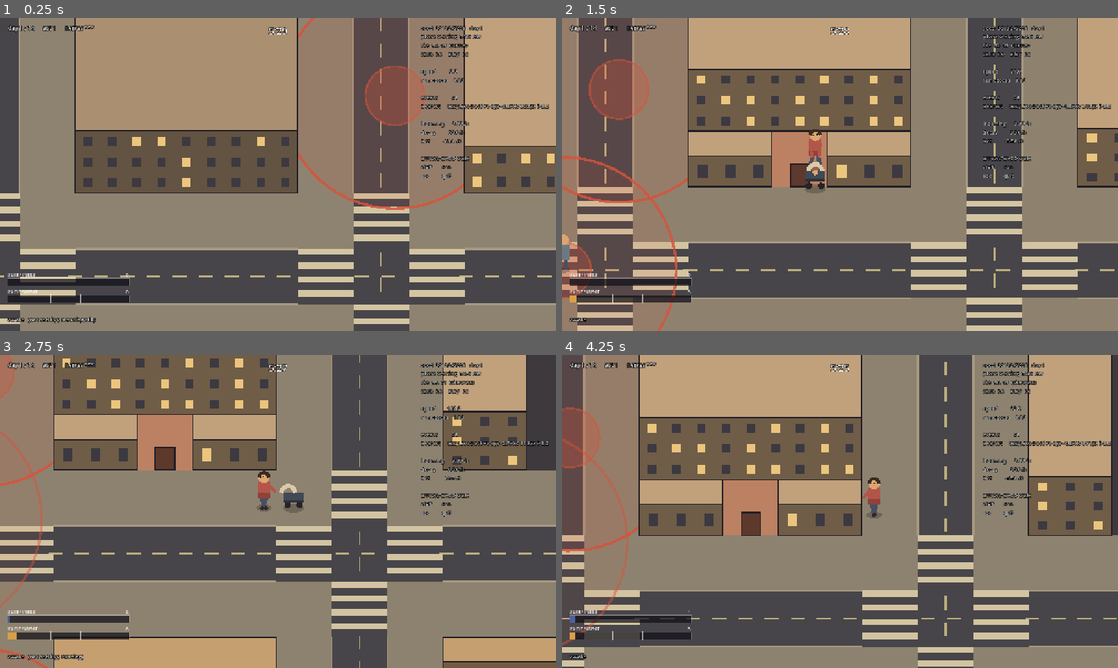
Above: before the commit, frames 1-4 (two rows, left to right).
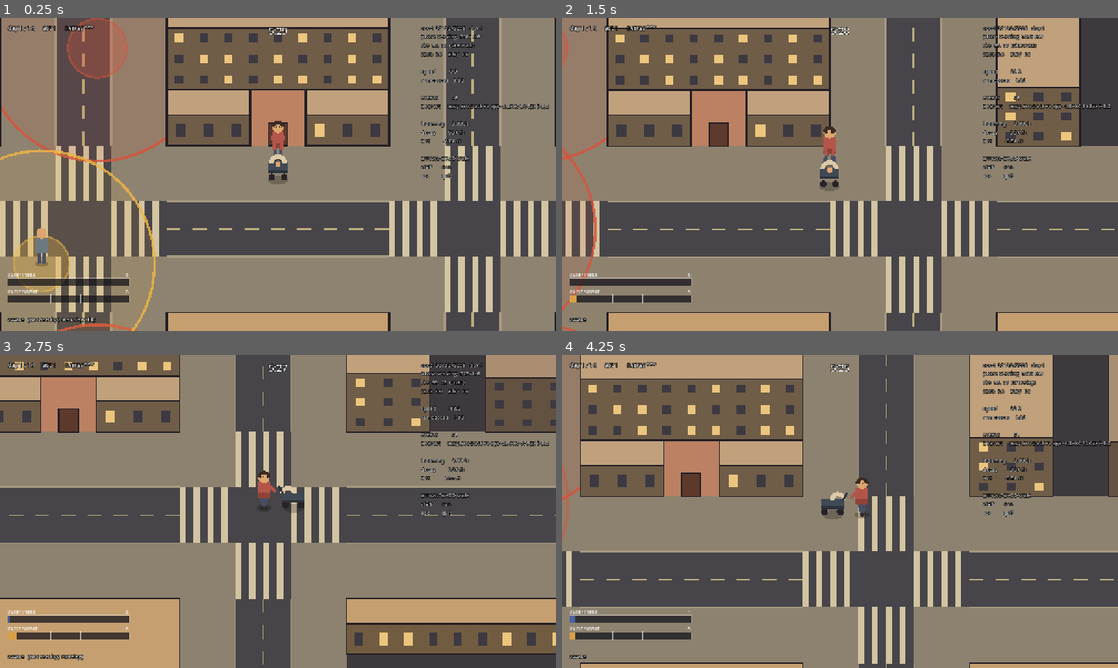
Above: after the commit, the same moments.

Repository: JosuaKrause/nappy
Game: Godot game, scene res://scenes/main.tscn
The game is run twice, just before and just after one commit, with the same random seed, the same clock (stepped at 60 frames per second) and the same inputs.
Inputs:
- Up to frame 1 (0.25 s): no input
- Up to frame 2 (1.5 s): tap Enter (ui_accept) at 0.5, 0.77 s; hold Right (move_right) 0.53-1.28 s; hold Shift (run) 0.53-1.28 s; hold Down (move_down) from 1.28 s (still down); tap E (interact) at 1.35 s
- Up to frame 3 (2.75 s): tap Enter (ui_accept) at 1.52 s; tap Shift (run) at 1.55 s; release Down (move_down) at 2.03 s; hold Right (move_right) from 2.03 s (still down); hold Shift (run) from 2.03 s (still down)
- Up to frame 4 (4.25 s): release Right (move_right) at 2.78 s; release Shift (run) at 2.78 s; hold Up (move_up) 2.78-3.53 s; tap Shift (run) at 2.85, 3.8 s; tap Enter (ui_accept) at 3.02, 3.77 s; hold Left (move_left) from 3.53 s (still down); hold E (interact) from 3.53 s (still down)

The runs differ from the first frame. In frame 1, 75% of the frame differs, in the area x 0-100%, y 0-100%; in frame 2, 77%; in frame 3, 71%; in frame 4, 77%.

Commit message:
Playtest fixes: graphics glitches, day-start position, way home
From the first playtest. Items 1, 5, 6 and 10 of the feedback list; the rest
is planned separately.

- Zebra crossings ran perpendicular to the traffic. Real stripes run PARALLEL
  to the road and repeat across its width — that is what an approaching
  driver sees. The old version read as a ladder laid across the street.
- Lane markers were drawn through intersections. Testing the tile type could
  never have stopped it, since an intersection tile is ROAD too; they are now
  drawn only alongside blocks, the same way the kerbs already were.
- The pram canopy detached when she turned sideways. The hood slid along a
  basket that never changed shape, so past about 45 degrees the two stopped
  agreeing. There are two profiles now — a long side view with wheels fore and
  aft and the hood over the head end, and a shorter end-on view — and the hood
  geometry is sized to stay inside the basket in both.
- A day started with her standing in the doorway, on top of the door. Days now
  start on the doorstep, the pavement outside, facing the street. Which also
  makes the win condition read properly: you leave the house and you come back
  into it.
- The way home. While the baby is asleep an arrow points home, pinned to the
  screen edge with the distance when home is off-screen. Losing a won day to a
  wrong turn while carrying a sleeping baby is a failure of a much less
  interesting kind than the ones this game is about.
- README no longer gives away where the game goes. docs/ still holds
  everything and now says so.

Found while verifying the arrow: the dev meter override ran before
_day.start(), so forcing the baby asleep set a phase that start() immediately
reset. The override now applies once the day is running.

Co-Authored-By: Claude Opus 5 <noreply@anthropic.com>
Claude-Session: https://claude.ai/code/session_019UGizjHJZenDseJeEiANZV

Diff:
--- a/scenes/ui/hud.tscn
+++ b/scenes/ui/hud.tscn
@@ -2,9 +2,16 @@
 
 [ext_resource type="Script" path="res://src/ui/hud.gd" id="1_hud"]
 [ext_resource type="Script" path="res://src/ui/meter_bar.gd" id="2_meter"]
+[ext_resource type="Script" path="res://src/ui/home_arrow.gd" id="3_arrow"]
 
 [node name="Hud" type="CanvasLayer"]
 script = ExtResource("1_hud")
+
+[node name="HomeArrow" type="Control" parent="."]
+anchor_right = 1.0
+anchor_bottom = 1.0
+mouse_filter = 2
+script = ExtResource("3_arrow")
 
 [node name="Header" type="Label" parent="."]
 offset_left = 18.0
--- a/src/city/city.gd
+++ b/src/city/city.gd
@@ -188,16 +188,21 @@
 	var dash := 16.0
 	var gap := 14.0
 	var period := CityMap.period()
-	var extent := map.world_size()
 	# The centre line runs along the seam between the two road tiles of each corridor.
 	var centre_offset := float(Tuning.STREET_WIDTH) * 0.5 * Tuning.TILE_SIZE
 
+	# Only alongside blocks. A centre line does not run through a junction, and testing
+	# the tile type was not enough to stop it — an intersection tile is ROAD too.
 	for corridor in Tuning.CITY_BLOCKS.x + 1:
 		var x := corridor * period * Tuning.TILE_SIZE + centre_offset
-		_dashed_line(Vector2(x, 0.0), Vector2(x, extent.y), dash, gap)
+		for row in Tuning.CITY_BLOCKS.y:
+			var span := map.tile_rect_to_world(CityMap.block_rect(Vector2i(0, row)))
+			_dashed_line(Vector2(x, span.position.y), Vector2(x, span.end.y), dash, gap)
 	for corridor in Tuning.CITY_BLOCKS.y + 1:
 		var y := corridor * period * Tuning.TILE_SIZE + centre_offset
-		_dashed_line(Vector2(0.0, y), Vector2(extent.x, y), dash, gap)
+		for column in Tuning.CITY_BLOCKS.x:
+			var span := map.tile_rect_to_world(CityMap.block_rect(Vector2i(column, 0)))
+			_dashed_line(Vector2(span.position.x, y), Vector2(span.end.x, y), dash, gap)
 
 func _dashed_line(from: Vector2, to: Vector2, dash: float, gap: float) -> void:
 	var direction := (to - from).normalized()
@@ -205,11 +210,8 @@
 	var travelled := 0.0
 	while travelled < length:
 		var end := minf(travelled + dash, length)
-		var a := from + direction * travelled
-		var b := from + direction * end
-		# Skip the stretch inside an intersection, where a centre line makes no sense.
-		if map.tile_type_at_world((a + b) * 0.5) == GameEnums.TileType.ROAD:
-			draw_line(a, b, Palette.ROAD_MARKING, 2.0)
+		draw_line(from + direction * travelled, from + direction * end,
+				Palette.ROAD_MARKING, 2.0)
 		travelled += dash + gap
 
 ## The seam between the sidewalk and the road, drawn only alongside blocks — a kerb line
@@ -247,8 +249,9 @@
 		for x in map.size.x:
 			if map.tile_at(Vector2i(x, y)) != GameEnums.TileType.CROSSING:
 				continue
-			# Stripes lie across the direction of traffic, so the road axis decides them:
-			# a crossing over a north-south road gets stripes running east-west.
+			# Zebra stripes run PARALLEL to the traffic and repeat across the road's
+			# width — that is what a driver approaching sees. The first version had them
+			# the other way round, which read as a ladder laid across the street.
 			var vertical_road := Tile.is_road(map.tile_at(Vector2i(x, y - 1))) \
 					or Tile.is_road(map.tile_at(Vector2i(x, y + 1)))
 			var origin := Vector2(x, y) * tile_px
@@ -257,15 +260,15 @@
 				# Phase from the absolute tile position, so stripes line up across the
 				# tiles of one patch instead of restarting in each.
 				var along := fposmod(float(i) * _STRIPE_SPACING
-						+ (origin.y if vertical_road else origin.x), tile_px)
-				# Full tile width across, with no inset: a crossing patch is two tiles
-				# wide, and insetting each one split every stripe down the middle.
+						+ (origin.x if vertical_road else origin.y), tile_px)
+				# Full tile length along the road, with no inset: a crossing patch is two
+				# tiles wide, and insetting each split every stripe down the middle.
 				if vertical_road:
+					draw_rect(Rect2(origin + Vector2(along, 0.0),
+							Vector2(_STRIPE_WIDTH, tile_px)), Palette.CROSSING_STRIPE)
+				else:
 					draw_rect(Rect2(origin + Vector2(0.0, along),
 							Vector2(tile_px, _STRIPE_WIDTH)), Palette.CROSSING_STRIPE)
-				else:
-					draw_rect(Rect2(origin + Vector2(along, 0.0),
-							Vector2(_STRIPE_WIDTH, tile_px)), Palette.CROSSING_STRIPE)
 
 func _draw_home() -> void:
 	var home := map.tile_rect_to_world(map.home_rect)
--- a/src/city/city_map.gd
+++ b/src/city/city_map.gd
@@ -93,6 +93,15 @@
 
 func home_world_position() -> Vector2:
 	return tile_rect_to_world(home_rect).get_center()
+
+## Where a day starts and ends: the pavement outside the front door, not the doorway
+## itself. Spawning in the doorway drew her standing on top of the door.
+func doorstep_world_position() -> Vector2:
+	var tile := Vector2i(home_rect.position.x, home_rect.end.y)
+	var beside := tile + Vector2i.RIGHT
+	if is_walkable(beside):
+		return (tile_to_world(tile) + tile_to_world(beside)) * 0.5
+	return tile_to_world(tile)
 
 # --------------------------------------------------------------- traversal ---
 
--- a/src/main.gd
+++ b/src/main.gd
@@ -15,6 +15,7 @@
 var _baby: Baby
 var _day: DayController
 var _resistance: ResistanceDirector
+var _hud: CanvasLayer
 var _summary: CanvasLayer
 var _follow_camera: Camera2D
 var _follow_id := ""
@@ -42,7 +43,8 @@
 	_player.set_camera_limits(Rect2(Vector2.ZERO, _city.map.world_size()))
 	_baby = _player.get_node("Baby")
 
-	add_child(HUD.instantiate())
+	_hud = HUD.instantiate()
+	add_child(_hud)
 	_summary = DAY_SUMMARY.instantiate()
 	add_child(_summary)
 	_summary.continued.connect(_on_summary_continued)
@@ -82,14 +84,16 @@
 	_city.set_act(GameState.current_act())
 	_resistance.start_day(GameState.day, GameState.day_rng(GameState.day, "resistance"),
 			_day_length())
-	_player.position = _spawn_position() if _first_day else _city.map.home_world_position()
-	_player.velocity = Vector2.ZERO
+	_player.reset_at(_spawn_position() if _first_day else _city.map.doorstep_world_position())
 	_baby.reset()
+	_day.start(_day_length())
+
+	# After the day is running, not before: the override can put the baby straight to
+	# sleep, and start() would have reset the phase that announcement just set.
 	if _first_day:
 		_apply_meter_override()
 	_first_day = false
 
-	_day.start(_day_length())
 	print("[Main] day %d (act %d): %d events, %.0fs" % [
 		GameState.day, GameState.current_act(),
 		_city.events.active_count(), _day.time_total])
@@ -113,6 +117,8 @@
 	if not _player or not _baby:
 		return
 	_city.set_daylight(_day.fraction_remaining())
+	_hud.set_home_guidance(_day.phase == GameEnums.DayPhase.RETURNING,
+			_city.map.home_world_position())
 	var tile := _city.map.world_to_tile(_player.global_position)
 	_status.text = "\n".join([
 		"seed  %d   day %d" % [GameState.run_seed, GameState.day],
@@ -205,7 +211,7 @@
 	var args := OS.get_cmdline_user_args()
 	var index := args.find("--spawn")
 	if index == -1 or index + 1 >= args.size():
-		return _city.map.home_world_position()
+		return _city.map.doorstep_world_position()
 
 	# `event` takes the first non-ambient event; `event:<id>` targets a specific one.
 	if args[index + 1].begins_with("event"):
@@ -292,6 +298,10 @@
 		return
 	_baby.sleepiness = clampf(float(args[index + 1]), 0.0, Tuning.METER_MAX)
 	_baby.excitement = clampf(float(args[index + 2]), 0.0, Tuning.METER_MAX)
+	# A full meter means "show me the walk home". Left to settle on its own it never would:
+	# a stationary player drains sleepiness faster than the state check can fire.
+	if _baby.sleepiness >= Tuning.METER_MAX:
+		_baby.force_sleep()
 
 func _unhandled_input(event: InputEvent) -> void:
 	if event.is_action_pressed("pause"):
--- a/src/palette.gd
+++ b/src/palette.gd
@@ -61,6 +61,7 @@
 
 const CHALK := Color(0.92, 0.92, 0.88, 0.62)
 const CHALK_DONE := Color(0.78, 0.88, 0.72, 0.9)
+const HOME_ARROW := Color("8fb4d9")
 
 # --------------------------------------------------------------- buildings ---
 
--- a/src/player/baby.gd
+++ b/src/player/baby.gd
@@ -40,6 +40,15 @@
 	_set_state(GameEnums.BabyState.AWAKE)
 	EventBus.sleepiness_changed.emit(sleepiness)
 	EventBus.excitement_changed.emit(excitement)
+
+## Dev affordance: straight to sleep, so the return phase and the way home can be
+## inspected without walking the whole meter up first.
+func force_sleep() -> void:
+	sleepiness = Tuning.METER_MAX
+	EventBus.sleepiness_changed.emit(sleepiness)
+	_set_state(GameEnums.BabyState.ASLEEP)
+	fell_asleep.emit()
+	EventBus.return_phase_started.emit()
 
 func _physics_process(delta: float) -> void:
 	if state == GameEnums.BabyState.CRYING:
--- a/src/player/stroller.gd
+++ b/src/player/stroller.gd
@@ -49,6 +49,17 @@
 func _update_camera(delta: float) -> void:
 	var lead := Vector2(facing.x, facing.y * OBLIQUE_Y) * CAMERA_LOOK_AHEAD
 	_camera.offset = _camera.offset.lerp(lead, clampf(delta * 3.0, 0.0, 1.0))
+
+## Puts the rig back on the doorstep at the start of a day, stopped and facing the street.
+func reset_at(where: Vector2, look: Vector2 = Vector2.DOWN) -> void:
+	global_position = where
+	velocity = Vector2.ZERO
+	facing = look.normalized()
+	_walk_phase = 0.0
+	if _camera:
+		_camera.offset = Vector2.ZERO
+		_camera.reset_smoothing()
+	queue_redraw()
 
 ## Stops the camera from panning past the edge of the city.
 func set_camera_limits(bounds: Rect2) -> void:
@@ -128,20 +139,42 @@
 		draw_circle(head + Vector2(-2.2 + eye, -0.5), 0.9, Palette.OUTLINE)
 		draw_circle(head + Vector2(2.2 + eye, -0.5), 0.9, Palette.OUTLINE)
 
+## Two profiles rather than one drawing with the hood nudged sideways. Sliding the hood
+## along a fixed basket made it overhang the end of the pram whenever she turned, which is
+## what "the canopy is offset going sideways" was: the hood was drawn at the rear, but the
+## basket underneath it never changed shape, so the two stopped agreeing.
 func _draw_pram(base: Vector2, bob: float) -> void:
 	var o := base + Vector2(0.0, bob)
+	if absf(facing.x) > absf(facing.y):
+		_draw_pram_side(base, o, signf(facing.x))
+	else:
+		_draw_pram_end_on(base, o, facing.y > 0.0)
 
+## Seen from the side: a long profile, wheels fore and aft, hood over the head end, which
+## is the end away from the direction of travel.
+func _draw_pram_side(base: Vector2, o: Vector2, direction: float) -> void:
+	var rear := -direction
+
+	draw_circle(base + Vector2(-9.0, -3.5), 4.0, Palette.PRAM_WHEEL)
+	draw_circle(base + Vector2(9.0, -3.5), 4.0, Palette.PRAM_WHEEL)
+
+	draw_rect(Rect2(o + Vector2(-13.0, -19.0), Vector2(26.0, 11.0)), Palette.PRAM_BODY)
+	draw_rect(Rect2(o + Vector2(-13.0, -11.0), Vector2(26.0, 3.0)), Palette.PRAM_TRIM)
+
+	# Hood radius and centre chosen so the arc stays inside the basket it sits on.
+	draw_arc(o + Vector2(rear * 6.0, -18.0), 7.0, PI, TAU, 14, Palette.PRAM_HOOD, 5.0)
+	# The handle she is pushing, at the rear, above the hood.
+	draw_line(o + Vector2(rear * 12.0, -18.0), o + Vector2(rear * 17.0, -27.0),
+			Palette.PRAM_TRIM, 2.5)
+
+## Seen head-on or from behind: shorter and wider, hood centred.
+func _draw_pram_end_on(base: Vector2, o: Vector2, toward_viewer: bool) -> void:
 	draw_circle(base + Vector2(-7.0, -3.5), 3.8, Palette.PRAM_WHEEL)
 	draw_circle(base + Vector2(7.0, -3.5), 3.8, Palette.PRAM_WHEEL)
 
-	# Basket.
 	draw_rect(Rect2(o + Vector2(-11.0, -20.0), Vector2(22.0, 12.0)), Palette.PRAM_BODY)
 	draw_rect(Rect2(o + Vector2(-11.0, -11.0), Vector2(22.0, 3.0)), Palette.PRAM_TRIM)
 
-	# The hood sits at the head end, which is the end away from the direction of travel.
-	var hood_x := -6.0 * signf(facing.x) if absf(facing.x) > 0.25 else 0.0
-	draw_arc(o + Vector2(hood_x, -19.0), 8.0, PI, TAU, 14, Palette.PRAM_HOOD, 5.0)
-
-	# Facing the viewer, you can see into the pram.
-	if facing.y > 0.2:
-		draw_circle(o + Vector2(hood_x, -18.0), 3.2, Palette.SKIN)
+	draw_arc(o + Vector2(0.0, -19.0), 8.0, PI, TAU, 14, Palette.PRAM_HOOD, 5.0)
+	if toward_viewer:
+		draw_circle(o + Vector2(0.0, -18.0), 3.2, Palette.SKIN)
--- /dev/null
+++ b/src/ui/home_arrow.gd
@@ -0,0 +1,80 @@
+class_name HomeArrow
+extends Control
+## Points the way home while the baby is asleep.
+##
+## Only ever shown during the return phase. The rest of the game is about knowing the city;
+## this is about not losing a won day to a wrong turn while carrying a sleeping baby, which
+## is a different and much less interesting kind of failure.
+
+## How far in from the screen edge the arrow sits when home is off-screen.
+const MARGIN := 74.0
+const SIZE := 15.0
+
+var target := Vector2.INF
+var active := false
+
+func show_toward(world_position: Vector2) -> void:
+	target = world_position
+	active = true
+
+func hide_arrow() -> void:
+	active = false
+	queue_redraw()
+
+func _process(_delta: float) -> void:
+	if active:
+		# The camera moves under it every frame, so the arrow has to be redrawn every frame.
+		queue_redraw()
+
+func _draw() -> void:
+	if not active or target == Vector2.INF:
+		return
+
+	var on_screen: Vector2 = get_viewport().get_canvas_transform() * target
+	var centre := size * 0.5
+	var offset := on_screen - centre
+	if offset.length() < 1.0:
+		return
+
+	var bounds := Rect2(Vector2.ONE * MARGIN, size - Vector2.ONE * MARGIN * 2.0)
+	var at := on_screen
+	var pointing := bounds.has_point(on_screen)
+	if not pointing:
+		# Off-screen: pin the arrow to the edge of the safe area, still pointing at home.
+		at = centre + offset.normalized() * _distance_to_edge(bounds, centre, offset.normalized())
+
+	var angle := offset.angle()
+	_draw_chevron(at, angle)
+	var label := "home" if pointing else "%d m" % roundi(_metres_to_home())
+	var font := ThemeDB.fallback_font
+	var width := font.get_string_size(label, HORIZONTAL_ALIGNMENT_LEFT, -1, 12).x
+	draw_string(font, at + Vector2(-width * 0.5, SIZE + 15.0), label,
+			HORIZONTAL_ALIGNMENT_LEFT, -1, 12, Palette.HOME_ARROW)
+
+func _draw_chevron(at: Vector2, angle: float) -> void:
+	var points := PackedVector2Array([
+		Vector2(SIZE, 0.0), Vector2(-SIZE * 0.7, SIZE * 0.8),
+		Vector2(-SIZE * 0.25, 0.0), Vector2(-SIZE * 0.7, -SIZE * 0.8),
+	])
+	for i in points.size():
+		points[i] = at + points[i].rotated(angle)
+	draw_colored_polygon(points, Palette.HOME_ARROW)
+	draw_polyline(points + PackedVector2Array([points[0]]), Palette.OUTLINE, 1.5)
+
+## Distance from `centre` to where a ray leaves `bounds`.
+func _distance_to_edge(bounds: Rect2, centre: Vector2, direction: Vector2) -> float:
+	var best := INF
+	if not is_zero_approx(direction.x):
+		var edge_x: float = bounds.end.x if direction.x > 0.0 else bounds.position.x
+		best = minf(best, (edge_x - centre.x) / direction.x)
+	if not is_zero_approx(direction.y):
+		var edge_y: float = bounds.end.y if direction.y > 0.0 else bounds.position.y
+		best = minf(best, (edge_y - centre.y) / direction.y)
+	return maxf(best, 0.0)
+
+func _metres_to_home() -> float:
+	var player := get_tree().get_first_node_in_group("player") as Node2D
+	if not player:
+		return 0.0
+	# One tile reads as about a metre and a half of pavement.
+	return player.global_position.distance_to(target) / Tuning.TILE_SIZE * 1.5
--- a/src/ui/hud.gd
+++ b/src/ui/hud.gd
@@ -11,6 +11,7 @@
 @onready var _resistance_label: Label = $Meters/Resistance
 @onready var _header: Label = $Header
 @onready var _clock: Label = $Clock
+@onready var _home_arrow: HomeArrow = $HomeArrow
 
 var _baby: Baby
 var _contact_step := 0
@@ -130,6 +131,13 @@
 	_resistance_label.text = line
 
 ## The one moment the game says something out loud.
+## Shown only while she is carrying a sleeping baby home.
+func set_home_guidance(showing: bool, home: Vector2) -> void:
+	if showing:
+		_home_arrow.show_toward(home)
+	else:
+		_home_arrow.hide_arrow()
+
 func _on_city_went_quiet() -> void:
 	_announcement = "The loudspeakers cut out mid-sentence."
 	_announcement_for = 7.0
Not shown, added: src/ui/home_arrow.gd.uid
Not shown, changed: README.md
